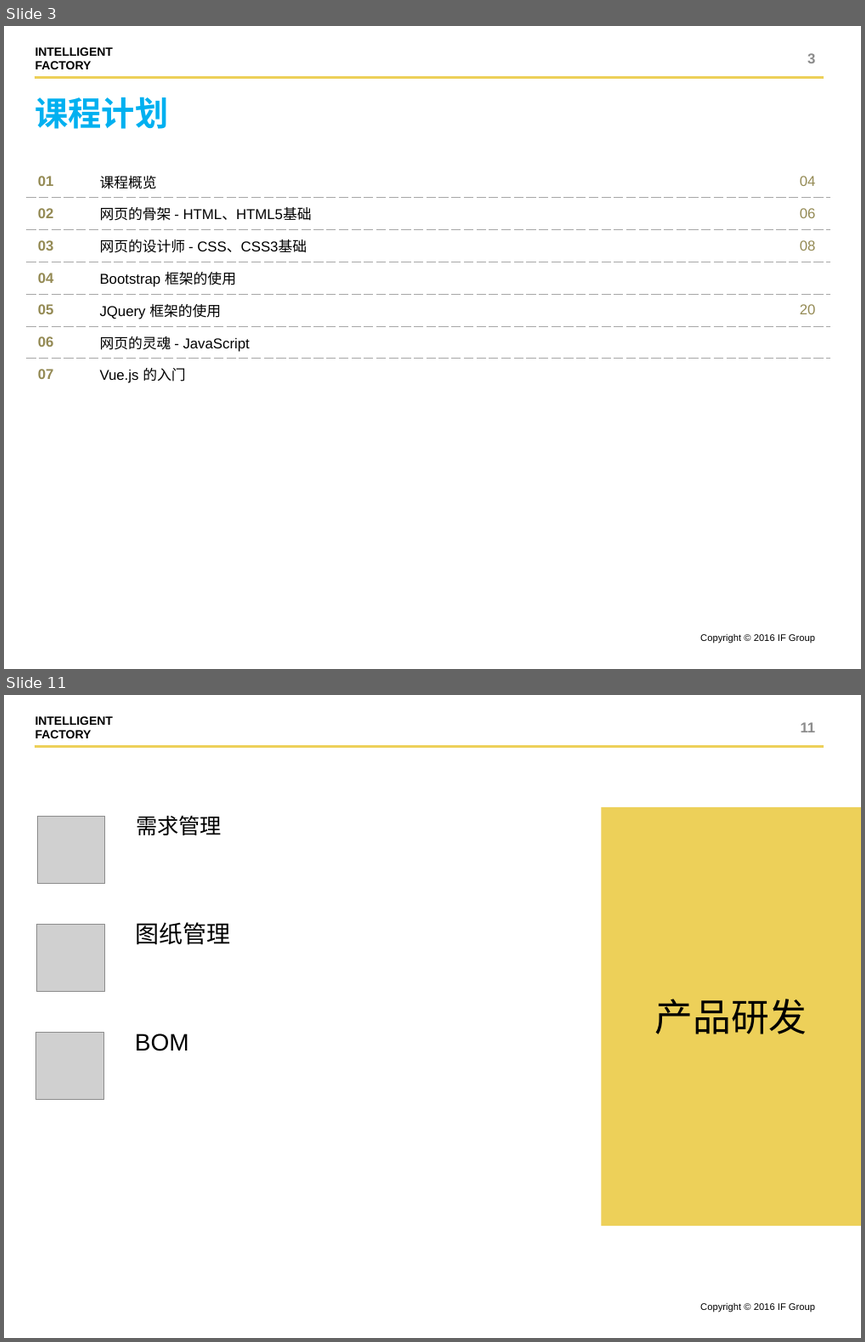
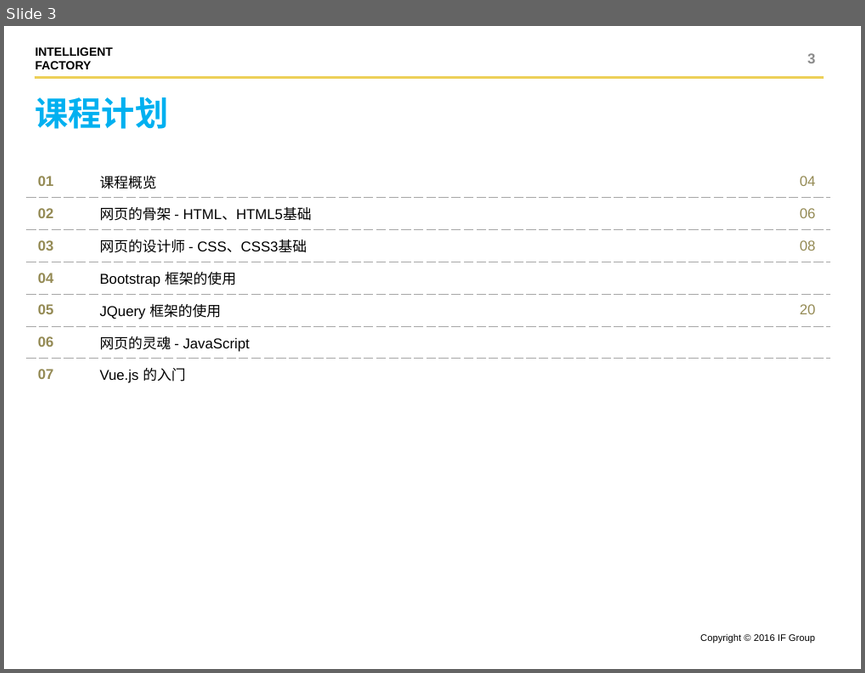
Before and after one commit to shentianyi/CompanyCource, a slide deck: CodeMonkey/cs05 UI前端/UI设计.pptx. Shown one above the other, each under a label of ours: slides 3 and 11 before the commit, slide 3 after it; the slides between them are not shown. The pictures are 865x1342 and 865x673 pixels, drawn with LibreOffice and Linux fonts; fonts in the diff are those of the drawing; grey boxes stand for pictures. Boxes give left, top, right and bottom in pixels: in the first picture for what was removed or moved away, otherwise in the second. Text is boxed around its words. In the diff, an @@ line names an element or a change of style, - is before the commit and + after.

```diff
--- a/CodeMonkey/cs05 UI前端/UI设计.pptx
+++ b/CodeMonkey/cs05 UI前端/UI设计.pptx
@@ slide 11 removed at [4,695,861,1338], background #FFFFFF; not listed: 3 template elements that a slide beside it also shows @@
@@ page number removed at [800,722,816,732] @@
-11
@@ picture removed at [37,816,105,884] @@
@@ text removed at [136,815,222,835] @@
-需求管理
@@ text removed at [602,807,861,1225] @@
-产品研发
@@ picture removed at [36,924,104,992] @@
@@ text removed at [136,922,231,945] @@
-图纸管理
@@ picture removed at [36,1032,104,1100] @@
@@ text removed at [135,1033,189,1051] @@
-BOM
```
Also in this commit, not shown: 4 slides changed, 11 slides added, 15 other slides removed, 1 other file.
